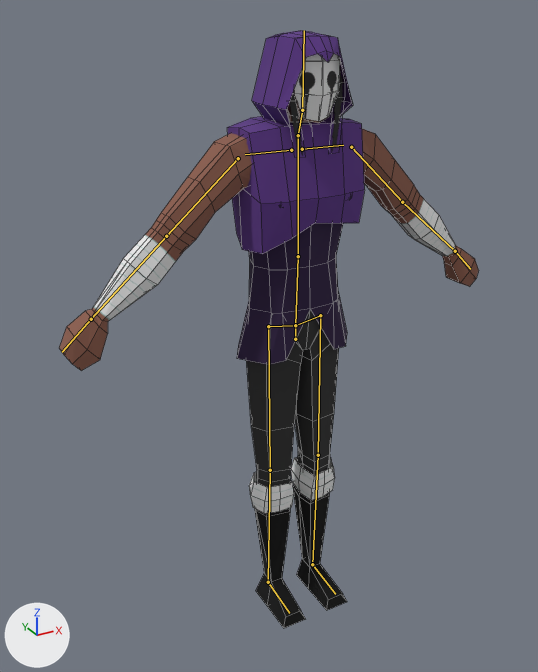
An edit to the Blender file meshes/player/characters/Mirage/Mirage.blend, drawn before and after from the same camera.
Rendered twice from a 50 mm lens placed at (-0.95, -1.548, 1.661), pointed at (-0.084, 0.027, 0.873). The axes (+X, +Y, +Z) are drawn at lower left. The lights are the same throughout. The bones that bend it are drawn over the model as lines. Mesh edges are drawn as thin lines.

The first picture shows 'Character', 'Hair.L', 'Hair.R', 'Hood', 'Hood_torso', 'Mask', 'legbandage.L', 'legbandage.R'.
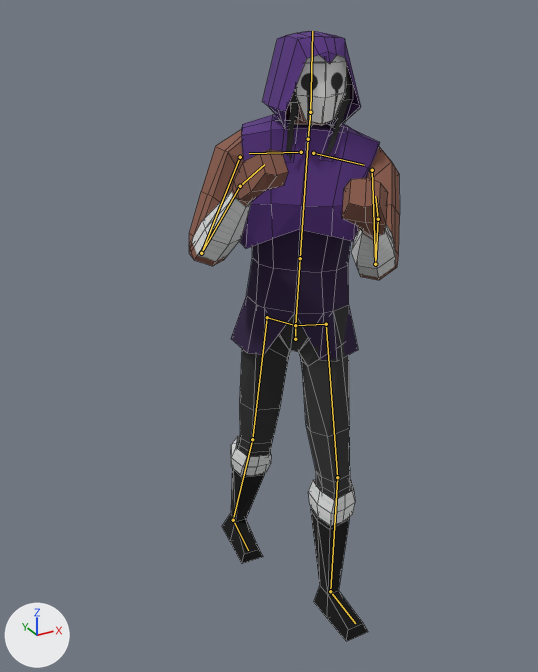
The newer file adds an action. The first version stands in its rest pose; the second is drawn at frame 1 of the action 'weapon_unarmed'.

The change, as JSON lines over the scene's bpy script:
```json
{"block": "bone_hip", "where": "bone_hip = bpy.data.objects['metarig'].pose.bones['hip']"}
{"op": "set", "path": "bone_hip.rotation_quaternion", "old": "(1.0, 0.0, 0.0, 0.0)", "new": "(0.924, 0.0, -0.383, 0.0)", "note": "degrees (0, 0, 0) -> degrees (0, -45, 0)"}
{"block": "bone_spine", "where": "bone_spine = bpy.data.objects['metarig'].pose.bones['spine']  # child of 'hip'"}
{"op": "set", "path": "bone_spine.rotation_quaternion", "old": "(1.0, 0.0, 0.0, 0.0)", "new": "(0.995, 0.033, 0.086, -0.03)", "note": "degrees (0, 0, 0) -> degrees (4, 10, -3)"}
{"block": "bone_shoulder_l", "where": "bone_shoulder_l = bpy.data.objects['metarig'].pose.bones['shoulder.L']  # child of 'spine.001'"}
{"op": "set", "path": "bone_shoulder_l.rotation_euler", "old": "(0.0, 0.0, 0.0)", "new": "(-0.175, -0.175, 0.0175)", "note": "degrees (0, 0, 0) -> degrees (-10, -10, 1)"}
{"block": "bone_upper_arm_l", "where": "bone_upper_arm_l = bpy.data.objects['metarig'].pose.bones['upper_arm.L']  # child of 'shoulder.L'"}
{"op": "set", "path": "bone_upper_arm_l.rotation_quaternion", "old": "(1.0, 0.0, 0.0, 0.0)", "new": "(0.916, 0.312, 0.1, -0.233)", "note": "degrees (0, 0, 0) -> degrees (34, 19, -23)"}
{"block": "bone_forearm_l", "where": "bone_forearm_l = bpy.data.objects['metarig'].pose.bones['forearm.L']  # child of 'upper_arm.L'"}
{"op": "set", "path": "bone_forearm_l.rotation_quaternion", "old": "(1.0, 0.0, 0.0, 0.0)", "new": "(0.723, 0.669, -0.086, 0.147)", "note": "degrees (0, 0, 0) -> degrees (85, -19, 6)"}
{"block": "bone_hand_l", "where": "bone_hand_l = bpy.data.objects['metarig'].pose.bones['hand.L']  # child of 'forearm.L'"}
{"op": "set", "path": "bone_hand_l.rotation_quaternion", "old": "(1.0, 0.0, 0.0, 0.0)", "new": "(0.993, 0.044, -0.106, 0.005)", "note": "degrees (0, 0, 0) -> degrees (5, -12, 0)"}
{"block": "bone_shoulder_r", "where": "bone_shoulder_r = bpy.data.objects['metarig'].pose.bones['shoulder.R']  # child of 'spine.001'"}
{"op": "set", "path": "bone_shoulder_r.rotation_euler", "old": "(0.0, 0.0, 0.0)", "new": "(-0.0698, 0.0, 0.14)", "note": "degrees (0, 0, 0) -> degrees (-4, 0, 8)"}
{"block": "bone_upper_arm_r", "where": "bone_upper_arm_r = bpy.data.objects['metarig'].pose.bones['upper_arm.R']  # child of 'shoulder.R'"}
{"op": "set", "path": "bone_upper_arm_r.rotation_quaternion", "old": "(1.0, 0.0, 0.0, 0.0)", "new": "(0.956, 0.162, -0.165, 0.18)", "note": "degrees (0, 0, 0) -> degrees (16, -22, 18)"}
{"block": "bone_forearm_r", "where": "bone_forearm_r = bpy.data.objects['metarig'].pose.bones['forearm.R']  # child of 'upper_arm.R'"}
{"op": "set", "path": "bone_forearm_r.rotation_quaternion", "old": "(1.0, 0.0, 0.0, 0.0)", "new": "(0.339, 0.923, 0.167, 0.07)", "note": "degrees (0, 0, 0) -> degrees (139, -1, 21)"}
{"block": "bone_hand_r", "where": "bone_hand_r = bpy.data.objects['metarig'].pose.bones['hand.R']  # child of 'forearm.R'"}
{"op": "set", "path": "bone_hand_r.rotation_quaternion", "old": "(1.0, 0.0, 0.0, 0.0)", "new": "(0.996, -0.089, 0.006, 0.021)", "note": "degrees (0, 0, 0) -> degrees (-10, 1, 2)"}
{"block": "bone_neck", "where": "bone_neck = bpy.data.objects['metarig'].pose.bones['neck']  # child of 'spine.001'"}
{"op": "set", "path": "bone_neck.rotation_quaternion", "old": "(1.0, 0.0, 0.0, 0.0)", "new": "(0.973, -0.081, 0.215, -0.034)", "note": "degrees (0, 0, 0) -> degrees (-11, 24, -6)"}
{"block": "bone_head", "where": "bone_head = bpy.data.objects['metarig'].pose.bones['head']  # child of 'neck'"}
{"op": "set", "path": "bone_head.rotation_quaternion", "old": "(1.0, 0.0, 0.0, 0.0)", "new": "(0.999, 0.043, 0.0, -0.008)", "note": "degrees (0, 0, 0) -> degrees (5, 0, -1)"}
{"block": "bone_thigh_l", "where": "bone_thigh_l = bpy.data.objects['metarig'].pose.bones['thigh.L']  # child of 'hip'"}
{"op": "set", "path": "bone_thigh_l.rotation_quaternion", "old": "(1.0, 0.0, 0.0, 0.0)", "new": "(0.92, -0.081, -0.38, -0.041)", "note": "degrees (0, 0, 0) -> degrees (-10, -45, -1)"}
{"block": "bone_shin_l", "where": "bone_shin_l = bpy.data.objects['metarig'].pose.bones['shin.L']  # child of 'thigh.L'"}
{"op": "set", "path": "bone_shin_l.rotation_quaternion", "old": "(1.0, 0.0, 0.0, 0.0)", "new": "(0.996, 0.087, 0.0, 0.0)", "note": "degrees (0, 0, 0) -> degrees (10, 0, 0)"}
{"block": "bone_thigh_r", "where": "bone_thigh_r = bpy.data.objects['metarig'].pose.bones['thigh.R']  # child of 'hip'"}
{"op": "set", "path": "bone_thigh_r.rotation_quaternion", "old": "(1.0, 0.0, 0.0, 0.0)", "new": "(0.93, 0.105, -0.35, 0.04)", "note": "degrees (0, 0, 0) -> degrees (13, -41, 0)"}
{"block": "bone_shin_r", "where": "bone_shin_r = bpy.data.objects['metarig'].pose.bones['shin.R']  # child of 'thigh.R'"}
{"op": "set", "path": "bone_shin_r.rotation_quaternion", "old": "(1.0, 0.0, 0.0, 0.0)", "new": "(0.999, 0.042, 0.002, 0.01)", "note": "degrees (0, 0, 0) -> degrees (5, 0, 1)"}
{"block": "bone_foot_r", "where": "bone_foot_r = bpy.data.objects['metarig'].pose.bones['foot.R']  # child of 'shin.R'"}
{"op": "set", "path": "bone_foot_r.rotation_quaternion", "old": "(1.0, 0.0, 0.0, 0.0)", "new": "(0.996, -0.085, 0.02, -0.005)", "note": "degrees (0, 0, 0) -> degrees (-10, 2, -1)"}
```

Location of each change, (x1, y1, x2, y2) in pixels of the pictures (538 x 672 px):
```json
{"object": "Character", "change": "posed", "before": [59, 95, 479, 628], "after": [189, 102, 400, 641], "on screen": "50% narrower"}
{"object": "Hood_torso", "change": "posed", "before": [228, 116, 365, 254], "after": [239, 115, 380, 248]}
{"object": "Hood", "change": "posed", "before": [252, 30, 353, 127], "after": [262, 31, 361, 129]}
{"object": "Mask", "change": "posed", "before": [294, 54, 340, 121], "after": [296, 55, 347, 124], "on screen": "11% wider"}
{"object": "legbandage.L", "change": "posed", "before": [291, 457, 335, 500], "after": [308, 479, 355, 526], "on screen": "7% wider, 9% taller"}
{"object": "legbandage.R", "change": "posed", "before": [249, 472, 294, 513], "after": [231, 436, 271, 475], "on screen": "11% narrower"}
{"object": "Hair.L", "change": "posed", "before": [331, 70, 344, 153], "after": [323, 68, 352, 160], "on screen": "114% wider, 11% taller"}
{"object": "Hair.R", "change": "posed", "before": [288, 90, 303, 156], "after": [286, 87, 298, 161]}
{"bone": "spine", "before": "(295, 325) to (298, 256)", "after": "(295, 325) to (300, 258)"}
{"bone": "shoulder.L", "before": "(302, 149) to (343, 145)", "after": "(313, 153) to (364, 165)"}
{"bone": "upper_arm.L", "before": "(351, 147) to (402, 202)", "after": "(372, 170) to (375, 264)"}
{"bone": "forearm.L", "before": "(402, 202) to (455, 251)", "after": "(375, 264) to (378, 219)"}
{"bone": "hand.L", "before": "(455, 251) to (470, 269)", "after": "(378, 219) to (375, 196)"}
{"bone": "shoulder.R", "before": "(291, 150) to (245, 154)", "after": "(301, 152) to (249, 153)"}
{"bone": "upper_arm.R", "before": "(238, 158) to (166, 236)", "after": "(240, 157) to (201, 253)"}
{"bone": "forearm.R", "before": "(166, 236) to (91, 319)", "after": "(201, 253) to (240, 186)"}
{"bone": "hand.R", "before": "(91, 319) to (62, 352)", "after": "(240, 186) to (264, 164)"}
{"bone": "neck", "before": "(298, 135) to (302, 110)", "after": "(308, 139) to (310, 112)"}
{"bone": "head", "before": "(302, 110) to (304, 30)", "after": "(310, 112) to (312, 31)"}
{"bone": "thigh.L", "before": "(320, 315) to (318, 455)", "after": "(326, 324) to (337, 477)"}
{"bone": "shin.L", "before": "(318, 455) to (312, 564)", "after": "(337, 477) to (330, 591)"}
{"bone": "thigh.R", "before": "(268, 326) to (270, 470)", "after": "(267, 317) to (252, 439)"}
{"bone": "shin.R", "before": "(270, 470) to (268, 582)", "after": "(252, 439) to (233, 520)"}
{"bone": "foot.R", "before": "(268, 582) to (289, 613)", "after": "(233, 520) to (248, 550)"}
```
